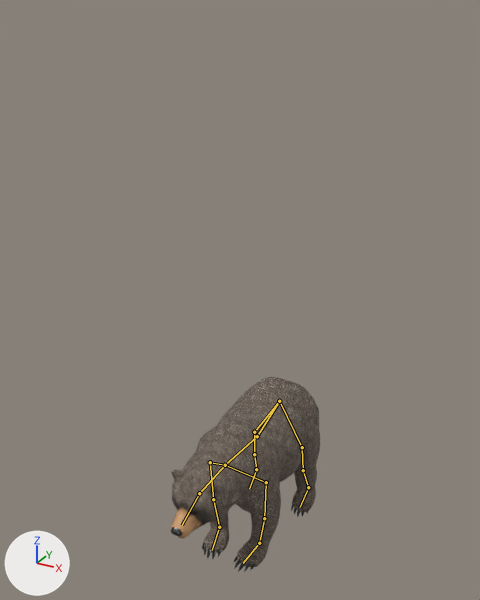
The Blender file model/bear/bear.blend, before and after one commit.
The view is the same before and after, from a camera (50 mm lens) standing at (7.39, -14.25, 14.69) and looking at (-0.23, -0.39, 7.76). The lights are fixed; the arrows at lower left show +X, +Y and +Z. The bones that bend it are drawn over the model as lines.

In view in the first picture: 'uploads_files_147354_bear(7)'.
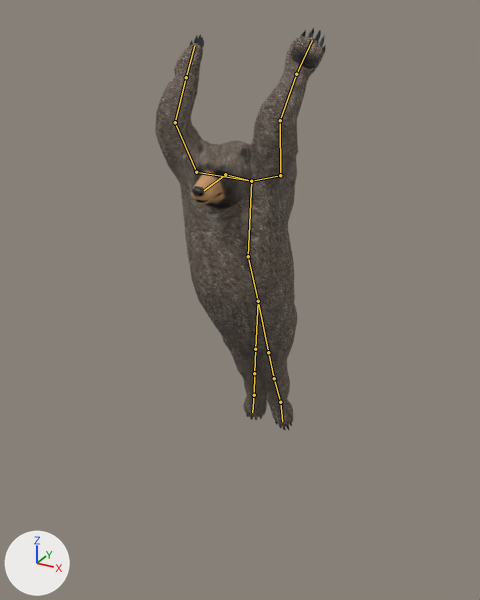
The newer file adds an action. The first version stands in its rest pose; the second is drawn at frame 30 of the action 'horror_combo'.

Edits to the bpy script that builds the scene:
```text
Change bone_bone:
    where bone_bone = bpy.data.objects['Armature'].pose.bones['Bone']
    bone_bone.location: (0.0, 0.0, 0.0) -> (0.0, 0.49, -4.21)
    bone_bone.rotation_quaternion: (1.0, 0.0, 0.0, 0.0) -> (0.751, -0.661, 0.0, 0.001)  # degrees (0, 0, 0) -> degrees (-83, 0, 0)
Change bone_bone_001:
    where bone_bone_001 = bpy.data.objects['Armature'].pose.bones['Bone.001']  # child of 'Bone'
    bone_bone_001.rotation_quaternion: (1.0, 0.0, 0.0, 0.0) -> (0.999, -0.047, -0.004, 0.001)  # degrees (0, 0, 0) -> degrees (-5, 0, 0)
Change bone_bone_002:
    where bone_bone_002 = bpy.data.objects['Armature'].pose.bones['Bone.002']  # child of 'Bone.001'
    bone_bone_002.rotation_quaternion: (1.0, 0.0, 0.0, 0.0) -> (0.826, 0.564, -0.002, 0.006)  # degrees (0, 0, 0) -> degrees (69, -1, 0)
Change bone_bone_003:
    where bone_bone_003 = bpy.data.objects['Armature'].pose.bones['Bone.003']  # child of 'Bone.002'
    bone_bone_003.rotation_quaternion: (1.0, 0.0, 0.0, 0.0) -> (0.998, 0.069, 0.0, 0.0)  # degrees (0, 0, 0) -> degrees (8, 0, 0)
Change bone_bone_004:
    where bone_bone_004 = bpy.data.objects['Armature'].pose.bones['Bone.004']  # child of 'Bone.001'
    bone_bone_004.rotation_quaternion: (1.0, 0.0, 0.0, 0.0) -> (0.818, -0.42, -0.392, -0.03)  # degrees (0, 0, 0) -> degrees (-63, -42, 22)
Change bone_bone_005:
    where bone_bone_005 = bpy.data.objects['Armature'].pose.bones['Bone.005']  # child of 'Bone.004'
    bone_bone_005.rotation_quaternion: (1.0, 0.0, 0.0, 0.0) -> (0.996, -0.054, -0.05, -0.042)  # degrees (0, 0, 0) -> degrees (-6, -6, -5)
Change bone_bone_010:
    where bone_bone_010 = bpy.data.objects['Armature'].pose.bones['Bone.010']  # child of 'Bone.005'
    bone_bone_010.rotation_quaternion: (1.0, 0.0, 0.0, 0.0) -> (0.91, -0.4, -0.055, -0.091)  # degrees (0, 0, 0) -> degrees (-47, -10, -7)
Change bone_bone_006:
    where bone_bone_006 = bpy.data.objects['Armature'].pose.bones['Bone.006']  # child of 'Bone.010'
    bone_bone_006.rotation_quaternion: (1.0, 0.0, 0.0, 0.0) -> (0.802, 0.597, 0.0, 0.0)  # degrees (0, 0, 0) -> degrees (73, 0, 0)
Change bone_bone_012:
    where bone_bone_012 = bpy.data.objects['Armature'].pose.bones['Bone.012']  # child of 'Bone.001'
    bone_bone_012.rotation_quaternion: (1.0, 0.0, 0.0, 0.0) -> (0.901, -0.249, -0.229, 0.271)  # degrees (0, 0, 0) -> degrees (-37, -16, 39)
Change bone_bone_013:
    where bone_bone_013 = bpy.data.objects['Armature'].pose.bones['Bone.013']  # child of 'Bone.012'
    bone_bone_013.rotation_quaternion: (1.0, 0.0, 0.0, 0.0) -> (0.813, -0.252, -0.095, 0.516)  # degrees (0, 0, 0) -> degrees (-31, 6, 63)
Change bone_bone_018:
    where bone_bone_018 = bpy.data.objects['Armature'].pose.bones['Bone.018']  # child of 'Bone.013'
    bone_bone_018.rotation_quaternion: (1.0, 0.0, 0.0, 0.0) -> (0.77, -0.388, 0.429, 0.269)  # degrees (0, 0, 0) -> degrees (-48, 60, 9)
Change bone_bone_014:
    where bone_bone_014 = bpy.data.objects['Armature'].pose.bones['Bone.014']  # child of 'Bone.018'
    bone_bone_014.rotation_quaternion: (1.0, 0.0, 0.0, 0.0) -> (0.824, 0.566, 0.0, 0.0)  # degrees (0, 0, 0) -> degrees (69, 0, 0)
Change bone_bone_007:
    where bone_bone_007 = bpy.data.objects['Armature'].pose.bones['Bone.007']
    bone_bone_007.location: (0.0, 0.0, 0.0) -> (-2.11, -3.24, 1.74)
    bone_bone_007.rotation_quaternion: (1.0, 0.0, 0.0, 0.0) -> (0.96, 0.236, -0.151, 0.004)  # degrees (0, 0, 0) -> degrees (28, -17, -4)
Change bone_bone_008:
    where bone_bone_008 = bpy.data.objects['Armature'].pose.bones['Bone.008']  # child of 'Bone.007'
    bone_bone_008.rotation_quaternion: (1.0, 0.0, 0.0, 0.0) -> (0.941, -0.338, 0.0, 0.0)  # degrees (0, 0, 0) -> degrees (-40, 0, 0)
Change bone_bone_015:
    where bone_bone_015 = bpy.data.objects['Armature'].pose.bones['Bone.015']
    bone_bone_015.location: (0.0, 0.0, 0.0) -> (2.05, -3.24, 1.81)
    bone_bone_015.rotation_quaternion: (1.0, 0.0, 0.0, 0.0) -> (0.972, 0.197, 0.126, 0.003)  # degrees (0, 0, 0) -> degrees (23, 14, 3)
Change bone_bone_016:
    where bone_bone_016 = bpy.data.objects['Armature'].pose.bones['Bone.016']  # child of 'Bone.015'
    bone_bone_016.rotation_quaternion: (1.0, 0.0, 0.0, 0.0) -> (0.956, -0.292, 0.0, 0.0)  # degrees (0, 0, 0) -> degrees (-34, 0, 0)
```

Location of each change, [x1, y1, x2, y2] in pixels of the pictures (480 x 600 px):
'uploads_files_147354_bear(7)', posed (15% wider, 106% taller)
    before: [171, 377, 320, 572]
    after: [155, 28, 326, 431]
bone 'Bone', root to tip
    before: (279, 401) to (257, 436)
    after: (258, 301) to (248, 256)
bone 'Bone.001', root to tip
    before: (257, 436) to (225, 465)
    after: (248, 256) to (251, 181)
bone 'Bone.002', root to tip
    before: (225, 465) to (199, 493)
    after: (251, 181) to (225, 174)
bone 'Bone.003', root to tip
    before: (199, 493) to (182, 525)
    after: (225, 174) to (204, 190)
bone 'Bone.004', root to tip
    before: (225, 465) to (266, 482)
    after: (251, 181) to (280, 175)
bone 'Bone.005', root to tip
    before: (266, 482) to (264, 518)
    after: (280, 175) to (280, 120)
bone 'Bone.010', root to tip
    before: (264, 518) to (259, 543)
    after: (280, 120) to (296, 74)
bone 'Bone.006', root to tip
    before: (259, 543) to (243, 563)
    after: (296, 74) to (312, 40)
bone 'Bone.012', root to tip
    before: (225, 465) to (210, 462)
    after: (251, 181) to (196, 172)
bone 'Bone.013', root to tip
    before: (210, 462) to (213, 499)
    after: (196, 172) to (175, 122)
bone 'Bone.018', root to tip
    before: (213, 499) to (219, 527)
    after: (175, 122) to (186, 77)
bone 'Bone.014', root to tip
    before: (219, 527) to (212, 550)
    after: (186, 77) to (194, 46)
bone 'Bone.007', root to tip
    before: (279, 401) to (302, 447)
    after: (258, 301) to (268, 352)
bone 'Bone.008', root to tip
    before: (302, 447) to (303, 470)
    after: (268, 352) to (274, 378)
bone 'Bone.015', root to tip
    before: (279, 401) to (254, 432)
    after: (258, 301) to (255, 349)
bone 'Bone.016', root to tip
    before: (254, 432) to (254, 454)
    after: (255, 349) to (254, 373)
